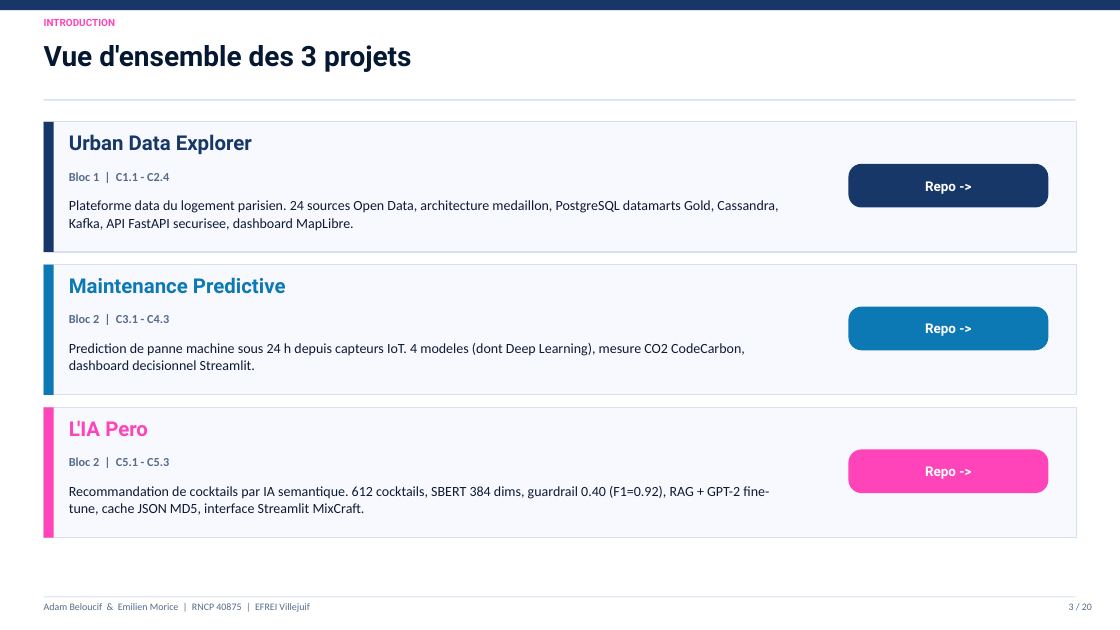
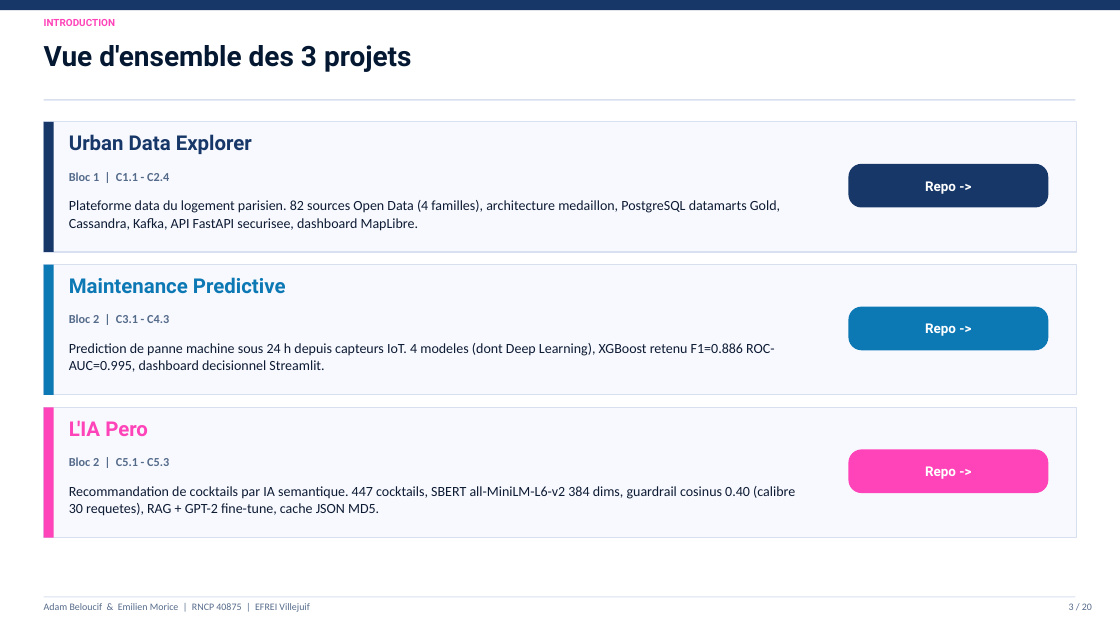
Before and after one commit to Adam-Blf/Soutenance-M1, a slide deck: slide 3 of Soutenance_Bloc1-2_Adam_Emilien.pptx. Drawn at 1120x630 pixels with LibreOffice and Linux fonts; fonts in the diff are those of the drawing. Boxes give left, top, right and bottom in pixels: in the first picture for what was removed or moved away, otherwise in the second. Text is boxed around its words. In the diff, an @@ line names an element or a change of style, - is before the commit and + after.

Commit message:
fix: update all slides with real metrics from codebase (#7)
- UDE: 82 sources (not 24), 4 familles mobilite/vie_quotidienne/environnement/logement
- Maintenance: real XGBoost scores F1=0.886 ROC-AUC=0.995, real fit times
- IA Pero: 447 cocktails (not 612), GPT-2 not Gemini, guardrail 0.40 not 0.35
- Replace CO2 column (no data) with CV F1 5-fold (real values)
- Fix cache type: JSON MD5 not SQLite

```diff
--- a/Soutenance_Bloc1-2_Adam_Emilien.pptx
+++ b/Soutenance_Bloc1-2_Adam_Emilien.pptx
@@ text at (69, 200, 780, 231): text changed @@
-Plateforme data du logement parisien. 24 sources Open Data, architecture medaillon, PostgreSQL datamarts Gold, Cassandra, Kafka, API FastAPI securisee, dashboard MapLibre.
+Plateforme data du logement parisien. 82 sources Open Data (4 familles), architecture medaillon, PostgreSQL datamarts Gold, Cassandra, Kafka, API FastAPI securisee, dashboard MapLibre.
@@ text at (69, 343, 774, 372): text changed @@
-Prediction de panne machine sous 24 h depuis capteurs IoT. 4 modeles (dont Deep Learning), mesure CO2 CodeCarbon, dashboard decisionnel Streamlit.
+Prediction de panne machine sous 24 h depuis capteurs IoT. 4 modeles (dont Deep Learning), XGBoost retenu F1=0.886 ROC-AUC=0.995, dashboard decisionnel Streamlit.
@@ text at (69, 486, 795, 516): text changed @@
-Recommandation de cocktails par IA semantique. 612 cocktails, SBERT 384 dims, guardrail 0.40 (F1=0.92), RAG + GPT-2 fine-tune, cache JSON MD5, interface Streamlit MixCraft.
+Recommandation de cocktails par IA semantique. 447 cocktails, SBERT all-MiniLM-L6-v2 384 dims, guardrail cosinus 0.40 (calibre 30 requetes), RAG + GPT-2 fine-tune, cache JSON MD5.
```
Also in this commit, not shown: 6 other slides changed, 1 other file.
